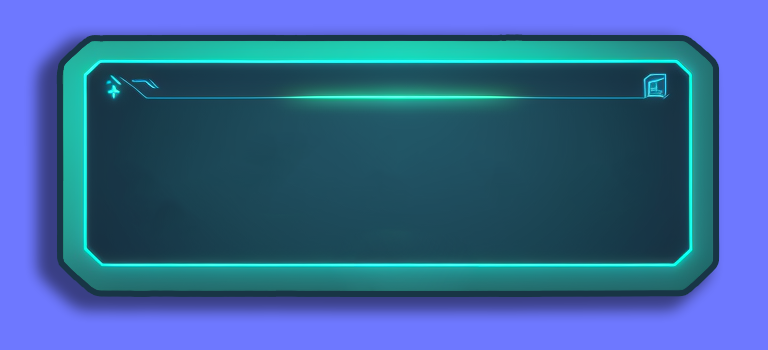
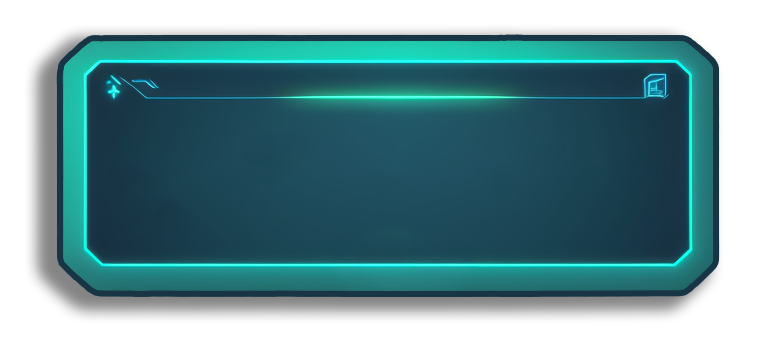
Revision of a layered w=768, h=350 image; what changed, layer by layer:
hid "Layer 2" over [0, 0, 768, 350]
